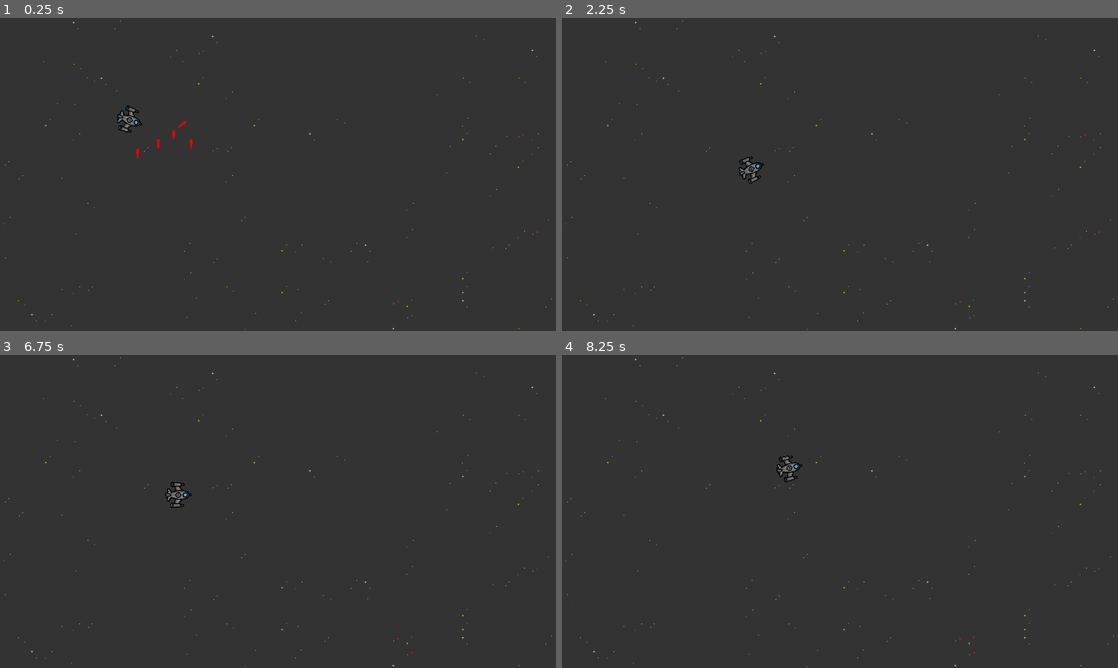
Above: before the commit, frames 1-4 (two rows, left to right).
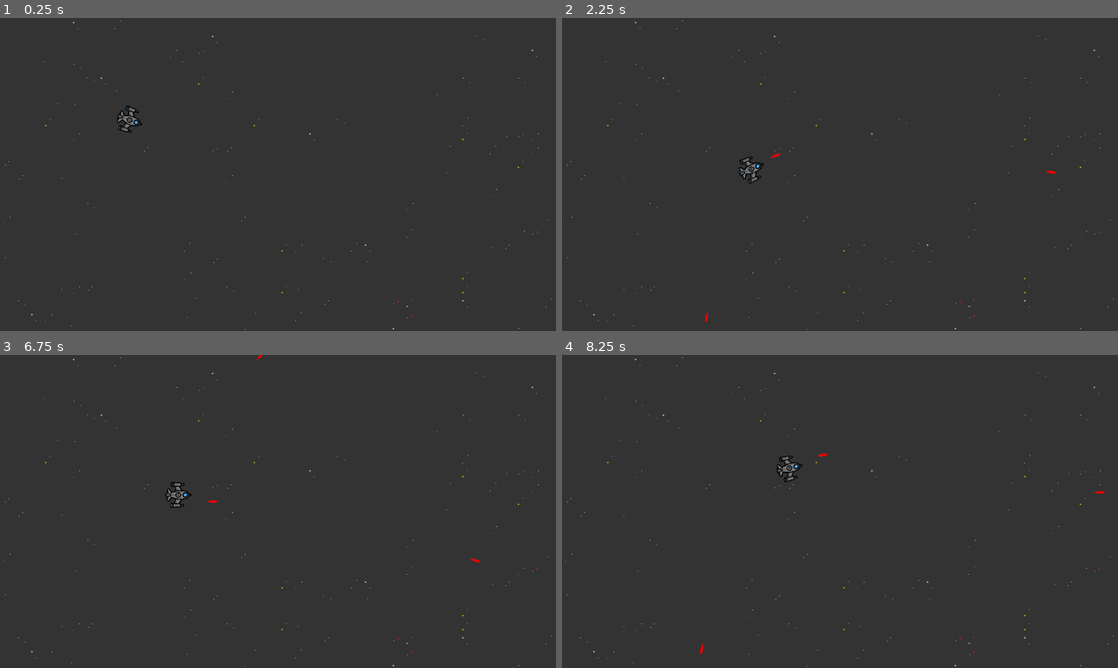
Above: after the commit, the same moments.

Repository: ctschnurr/StellaraSurvivors
Game: Godot game, scene res://scenes/main/main.tscn
Same seed, same stepped clock (60 frames per second), same inputs: the game is played once before the commit and once after it.
Inputs (mouse positions are in pixels of both pictures, inside the frame that each line leads up to):
- Up to frame 1 (0.25 s): no input
- Up to frame 2 (2.25 s): move the mouse to (962, 158) at 0.52 s; hold D (move_right) 0.53-1.28 s; click (962, 158) at 0.6 s; move the mouse to (728, 190) at 1.27 s; hold S (move_down) 1.28-2.03 s; click (728, 190) at 1.35 s; move the mouse to (895, 105) at 2.02 s; hold D (move_right) from 2.03 s (still down); click (895, 105) at 2.1 s
- Up to frame 3 (6.75 s): move the mouse to (250, 574) at 2.77 s; release D (move_right) at 2.78 s; hold W (move_up) 2.78-3.53 s; click (250, 574) at 2.85 s; move the mouse to (444, 558) at 3.52 s; hold A (move_left) 3.53-5.03 s; click (444, 558) at 3.6 s; move the mouse to (111, 464) at 4.27 s; click (111, 464) at 4.35 s; move the mouse to (305, 511) at 5.02 s; hold S (move_down) 5.03-5.78 s; click (305, 511) at 5.1 s; move the mouse to (194, 433) at 5.77 s; hold D (move_right) 5.78-6.53 s; click (194, 433) at 5.85 s; move the mouse to (400, 495) at 6.52 s; hold W (move_up) from 6.53 s (still down); click (400, 495) at 6.6 s
- Up to frame 4 (8.25 s): move the mouse to (728, 527) at 7.27 s; release W (move_up) at 7.28 s; hold D (move_right) 7.28-8.03 s; click (728, 527) at 7.35 s; move the mouse to (895, 442) at 8.02 s; hold S (move_down) from 8.03 s (still down); click (895, 442) at 8.1 s

The runs differ from the first frame. In frame 1, less than 0.1% of the frame differs, in the area x 24-35%, y 32-45%; in frame 2, less than 0.1%; in frame 3, less than 0.1%; in frame 4, less than 0.1%.

Commit message:
player is now able to shoot blaster bolts that remove themselves after 60 seconds

Diff:
--- a/Blaster_bolt.gd
+++ b/Blaster_bolt.gd
@@ -3,8 +3,13 @@
 const MAX_SPEED = 500
 const ACCELERATION_SMOOTHING = 25
 
+@onready var timer = $Timer
+
+var start_pos
+
 # Called when the node enters the scene tree for the first time.
 func _ready():
+	start_pos = global_position
 	pass # Replace with function body.
 
 
@@ -14,3 +19,6 @@
 
 	velocity = velocity.lerp(-target_velocity, 1 - exp(-delta * ACCELERATION_SMOOTHING))
 	move_and_slide()
+
+	if timer.time_left == 0:
+		queue_free()
--- a/project.godot
+++ b/project.godot
@@ -50,6 +50,11 @@
 , Object(InputEventKey,"resource_local_to_scene":false,"resource_name":"","device":-1,"window_id":0,"alt_pressed":false,"shift_pressed":false,"ctrl_pressed":false,"meta_pressed":false,"pressed":false,"keycode":0,"physical_keycode":4194322,"key_label":0,"unicode":0,"echo":false,"script":null)
 ]
 }
+input_fire={
+"deadzone": 0.5,
+"events": [Object(InputEventMouseButton,"resource_local_to_scene":false,"resource_name":"","device":-1,"window_id":0,"alt_pressed":false,"shift_pressed":false,"ctrl_pressed":false,"meta_pressed":false,"button_mask":0,"position":Vector2(0, 0),"global_position":Vector2(0, 0),"factor":1.0,"button_index":1,"canceled":false,"pressed":false,"double_click":false,"script":null)
+]
+}
 
 [rendering]
 
--- a/scenes/blaster_bolt/blaster_bolt.tscn
+++ b/scenes/blaster_bolt/blaster_bolt.tscn
@@ -16,3 +16,8 @@
 [node name="CollisionShape2D" type="CollisionShape2D" parent="."]
 position = Vector2(0, -3.5)
 shape = SubResource("CapsuleShape2D_a2d8e")
+
+[node name="Timer" type="Timer" parent="."]
+wait_time = 30.0
+one_shot = true
+autostart = true
--- a/scenes/main/main.tscn
+++ b/scenes/main/main.tscn
@@ -1,8 +1,7 @@
-[gd_scene load_steps=4 format=3 uid="uid://fybn4cxq6epe"]
+[gd_scene load_steps=3 format=3 uid="uid://fybn4cxq6epe"]
 
 [ext_resource type="TileSet" uid="uid://c8qvj247x6ny6" path="res://resources/space_tileset.tres" id="1_r1hyo"]
 [ext_resource type="PackedScene" uid="uid://dirgwundhi3xq" path="res://scenes/player/player.tscn" id="2_sbarx"]
-[ext_resource type="PackedScene" uid="uid://bxp05dl1dhxw6" path="res://scenes/blaster_bolt/blaster_bolt.tscn" id="3_w8bof"]
 
 [node name="Main" type="Node"]
 
@@ -13,19 +12,3 @@
 
 [node name="Player" parent="." instance=ExtResource("2_sbarx")]
 position = Vector2(299, 235)
-
-[node name="Blaster_bolt" parent="." instance=ExtResource("3_w8bof")]
-position = Vector2(336, 314)
-rotation = 0.878687
-
-[node name="Blaster_bolt2" parent="." instance=ExtResource("3_w8bof")]
-position = Vector2(364, 398)
-
-[node name="Blaster_bolt3" parent="." instance=ExtResource("3_w8bof")]
-position = Vector2(400, 364)
-
-[node name="Blaster_bolt4" parent="." instance=ExtResource("3_w8bof")]
-position = Vector2(440, 398)
-
-[node name="Blaster_bolt5" parent="." instance=ExtResource("3_w8bof")]
-position = Vector2(317, 420)
--- a/scenes/player/player.gd
+++ b/scenes/player/player.gd
@@ -2,6 +2,9 @@
 
 const MAX_SPEED = 150
 const ACCELERATION_SMOOTHING = 25
+
+@export var blaster_bolt_scene: PackedScene
+@export var fire_position: Node2D
 
 # Called when the node enters the scene tree for the first time.
 func _ready():
@@ -17,7 +20,17 @@
 	velocity = velocity.lerp(target_velocity, 1 - exp(-delta * ACCELERATION_SMOOTHING))
 	move_and_slide()
 
-	look_at(get_global_mouse_position())
+	var look_direction = get_global_mouse_position()
+	look_at(look_direction)
+
+	var rotate_adjust = deg_to_rad(90)
+	rotation += rotate_adjust
+
+	if Input.is_action_just_pressed("input_fire"):
+		var blaster_bolt_instance = blaster_bolt_scene.instantiate() as Node2D
+		get_parent().add_child(blaster_bolt_instance)
+		blaster_bolt_instance.global_position = fire_position.global_position
+		blaster_bolt_instance.global_rotation = global_rotation
 
 func get_movement_vector():
 
--- a/scenes/player/player.tscn
+++ b/scenes/player/player.tscn
@@ -1,18 +1,24 @@
-[gd_scene load_steps=4 format=3 uid="uid://dirgwundhi3xq"]
+[gd_scene load_steps=5 format=3 uid="uid://dirgwundhi3xq"]
 
 [ext_resource type="Script" path="res://scenes/player/player.gd" id="1_6xqvq"]
 [ext_resource type="Texture2D" uid="uid://c8ktacjsl5c5e" path="res://scenes/player/player_placeholder.png" id="1_vi843"]
+[ext_resource type="PackedScene" uid="uid://bxp05dl1dhxw6" path="res://scenes/blaster_bolt/blaster_bolt.tscn" id="2_l3qom"]
 
 [sub_resource type="CircleShape2D" id="CircleShape2D_e3u53"]
 radius = 25.0
 
-[node name="Player" type="CharacterBody2D"]
+[node name="Player" type="CharacterBody2D" node_paths=PackedStringArray("fire_position")]
 motion_mode = 1
 script = ExtResource("1_6xqvq")
+blaster_bolt_scene = ExtResource("2_l3qom")
+fire_position = NodePath("fire_position")
 
 [node name="Sprite2D" type="Sprite2D" parent="."]
-rotation = 1.5708
 texture = ExtResource("1_vi843")
 
 [node name="CollisionShape2D" type="CollisionShape2D" parent="."]
 shape = SubResource("CircleShape2D_e3u53")
+
+[node name="fire_position" type="Node2D" parent="."]
+position = Vector2(0, -35)
+rotation = 0.00410047
